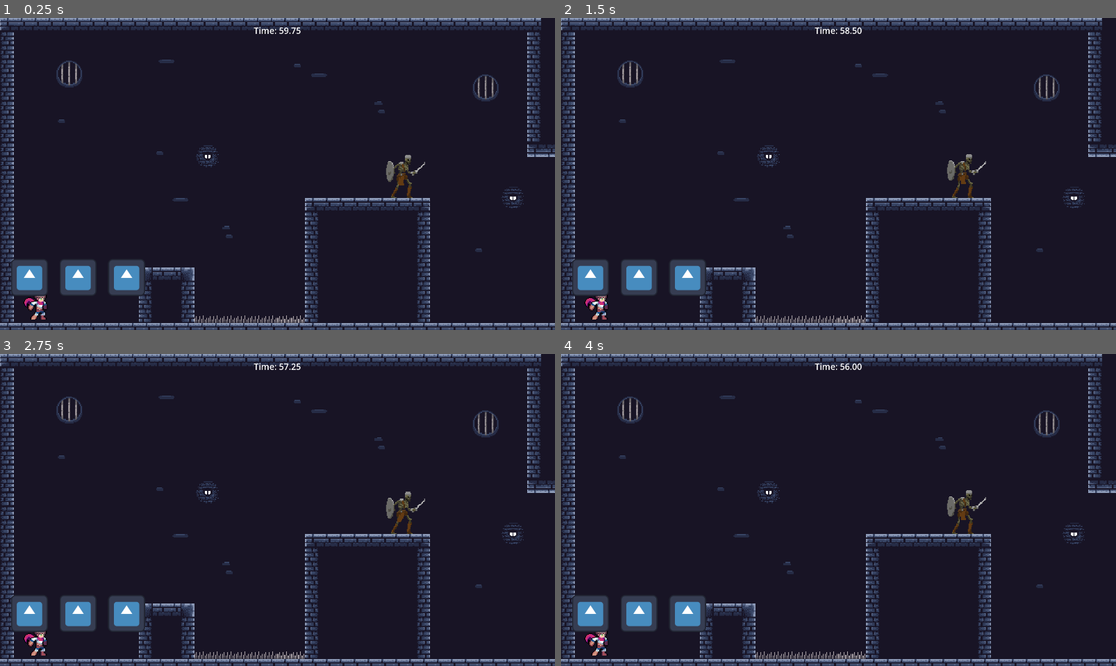
Above: before the commit, frames 1-4 (two rows, left to right).
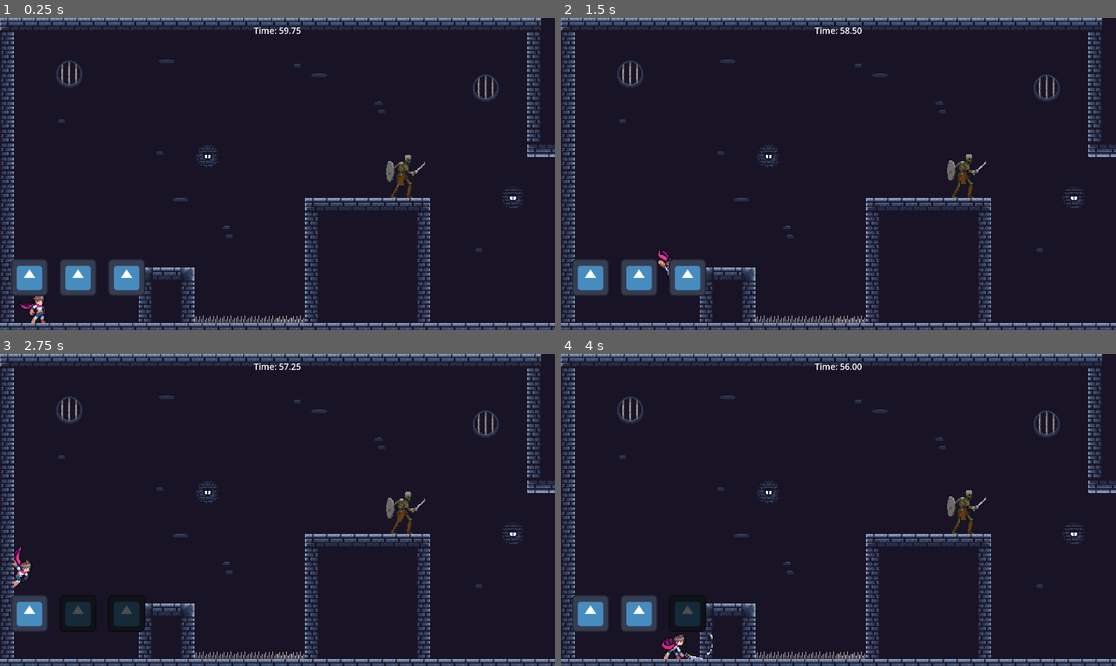
Above: after the commit, the same moments.

Repository: Yassin-Said/HorsesJam
Game: Godot game, scene res://assets/scenes/Level1.tscn
Same seed, same stepped clock (60 frames per second), same inputs: the game is played once before the commit and once after it. The engine's default icon, where the game draws it, is replaced by a stand-in: a white triangle on a blue panel in a dark square.
Inputs (mouse positions are in pixels of both pictures, inside the frame that each line leads up to):
- Up to frame 1 (0.25 s): no input
- Up to frame 2 (1.5 s): move the mouse to (960, 158) at 0.52 s; hold D (move_right) from 0.53 s (still down); tap F (attack) at 0.6 s; click (960, 158) at 0.67 s; tap Space (jump) at 0.77, 1.07 s; tap W (dash) at 0.8, 1.35 s; move the mouse to (727, 189) at 1.27 s
- Up to frame 3 (2.75 s): tap Space (jump) at 1.52, 1.82, 2.3 s; tap Shift (slide) at 1.55, 2.1 s; move the mouse to (333, 441) at 2.02 s; release D (move_right) at 2.03 s; hold A (move_left) from 2.03 s (still down)
- Up to frame 4 (4 s): move the mouse to (810, 572) at 2.77 s; release A (move_left) at 2.78 s; hold D (move_right) from 2.78 s (still down); tap Space (jump) at 2.85, 3.02, 3.32, 3.77 s; click (810, 572) at 2.92 s; tap F (attack) at 3.05, 3.6 s; move the mouse to (1005, 556) at 3.52 s; tap W (dash) at 3.8 s

The runs differ from the first frame. In frame 1, 0.3% of the frame differs, in the area x 3-9%, y 88-98%; in frame 2, 0.3%; in frame 3, 2.0%, in the area x 2-27%, y 61-97%; in frame 4, 1.3%.
Error before the commit: Parse Error: Used space character for indentation instead of tab as used before in the file. (res://assets/scripts/player.gd:178)

Commit message:
[FIX] - Player Ui fixed

Diff:
--- a/assets/scenes/Level1.tscn
+++ b/assets/scenes/Level1.tscn
@@ -369,11 +369,11 @@
 script = ExtResource("1_o4lud")
 
 [node name="background" type="TileMapLayer" parent="." unique_id=63121850]
-tile_map_data = PackedByteArray("AABfAP3/AAACAAIAAABgAPz/AAA …(384 unchanged characters)… CAAIAAAAuAAYAAAACAAIAAAAvAAYAAAACAAIAAAA=")
+tile_map_data = PackedByteArray("AABfAP3/AAACAAIAAABgAPz/AAA …(384 unchanged characters)… CAAIAAAAuAAYAAAACAAIAAAAvAAYAAAACAAIAAAAwAAYAAAACAAIAAAA=")
 tile_set = SubResource("TileSet_tdiiv")
 
 [node name="TileMapLayer" type="TileMapLayer" parent="." unique_id=1759582245]
-tile_map_data = PackedByteArray("AAAAABQAAAADAAIAAAAAABMAAAA …(5928 unchanged characters)… wAAgAAAADAAIAAAAwAAcAAAACAAEAAAAwAAYAAAACAAYAAAArAAYAAAACAAIAAAAsAAYAAAACAAIAAAAtAAY …(90383 unchanged characters)…
+tile_map_data = PackedByteArray("AAAAABQAAAADAAIAAAAAABMAAAA …(5928 unchanged characters)… wAAgAAAADAAIAAAAwAAcAAAACAAEAAAAwAAYAAAABAA4AAAArAAYAAAACAAIAAAAsAAYAAAACAAIAAAAtAAY …(90383 unchanged characters)…
 tile_set = SubResource("TileSet_cp7y5")
 
 [node name="Player" parent="." unique_id=2067248331 instance=ExtResource("3_o4lud")]
--- a/assets/scripts/PlayerUi.gd
+++ b/assets/scripts/PlayerUi.gd
@@ -88,6 +88,7 @@
 	penalty_tween.tween_callback(func(): penalty_label.visible = false)
 
 func use_dash():
+	print("in use dash")
 	if current_dashes <= 0:
 		return
 
--- a/assets/scripts/player.gd
+++ b/assets/scripts/player.gd
@@ -148,6 +148,7 @@
 		key_history[key] = 0
 
 func start_dash(dir: Vector2):
+	print("used")
 	jumped_from_wall = false
 	#if dir == Vector2.UP:
 		#dash_timer = dash_duration_up
@@ -155,6 +156,8 @@
 	dash_timer = dash_duration
 	dash_direction = dir.normalized()
 	dashing = true
+	clear_dash()
+	player_ui.use_dash()
 
 func apply_dash(delta):
 	if dashing:
@@ -173,33 +176,29 @@
 	reset_key -= delta
 	if reset_key <= 0:
 		clear_dash()
-	if not is_on_floor() and not is_attacking:
+	if not is_on_floor() and not is_attacking and player_ui.current_dashes > 0:
+		if Input.is_action_just_pressed("slide"):
+			if Input.is_action_pressed("move_left"):
+				animation_player.play("dash")
+				start_dash(Vector2.LEFT)
+			elif Input.is_action_pressed("move_right"):
+				animation_player.play("dash")
+				start_dash(Vector2.RIGHT)
 		for key in key_history:
-			if player_ui.current_dashes > 0:
-        if Input.is_action_just_pressed("slide"):
-          if Input.is_action_pressed("move_left"):
-            animation_player.play("dash")
-            start_dash(Vector2.LEFT)
-          elif Input.is_action_pressed("move_right"):
-            animation_player.play("dash")
-            start_dash(Vector2.RIGHT)
-        if Input.is_action_just_pressed(key):
-          reset_key = 0.2
-          key_history[key] += 1
-        if key_history[key] >= 2:
-          current_dashing_key = key
-          if key == "move_left":
-            animation_player.play("dash")
-            start_dash(Vector2.LEFT)
-          if key == "move_right":
-            animation_player.play("dash")
-            start_dash(Vector2.RIGHT)
-          if key == "dash":
-            animation_player.play("dash_up")
-            start_dash(Vector2.UP)
-          player_ui.use_dash()
-          dashing = true
-          clear_dash()
+			if Input.is_action_just_pressed(key):
+				reset_key = 0.2
+				key_history[key] += 1
+			if key_history[key] >= 2:
+				current_dashing_key = key
+				if key == "move_left":
+					animation_player.play("dash")
+					start_dash(Vector2.LEFT)
+				elif key == "move_right":
+					animation_player.play("dash")
+					start_dash(Vector2.RIGHT)
+				elif key == "dash":
+					animation_player.play("dash_up")
+					start_dash(Vector2.UP)
 	else:
 		clear_dash()
 
@@ -224,15 +223,15 @@
 			double_jump = true
 			velocity.y = JUMP_VELOCITY
 			animation_player.play("jump")
-  if is_alive == true:
-    attack()
-    check_wall_slide(direction)
-    check_direction(direction)
-    check_fall()
-    check_slide(delta)
-    check_dash(delta)
-    apply_dash(delta)
-    move_and_slide()
+	if is_alive == true:
+		attack()
+		check_wall_slide(direction)
+		check_direction(direction)
+		check_fall()
+		check_slide(delta)
+		check_dash(delta)
+		apply_dash(delta)
+		move_and_slide()
 
 func attack():
 	if Input.is_action_just_pressed("attack") and not is_attacking:
